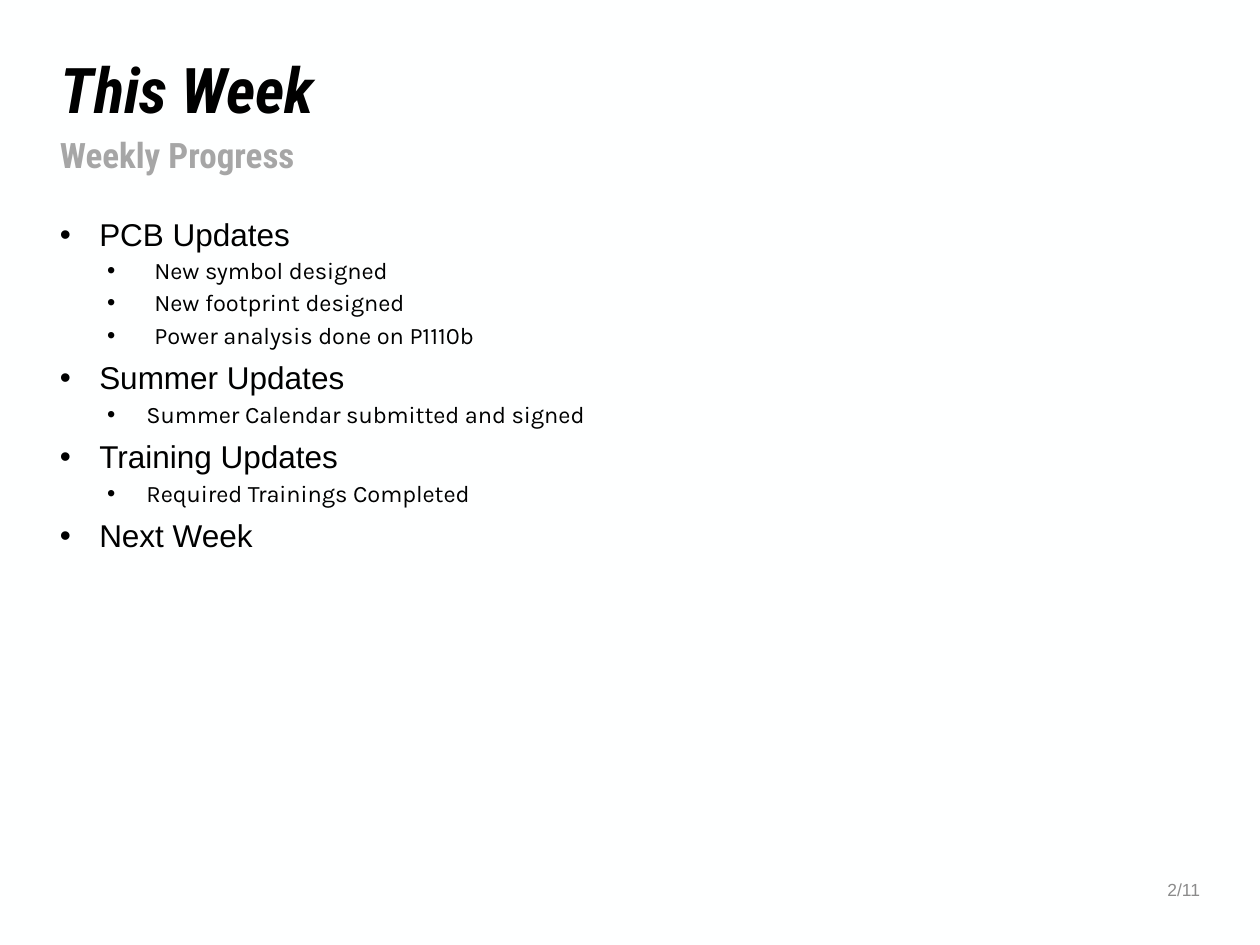
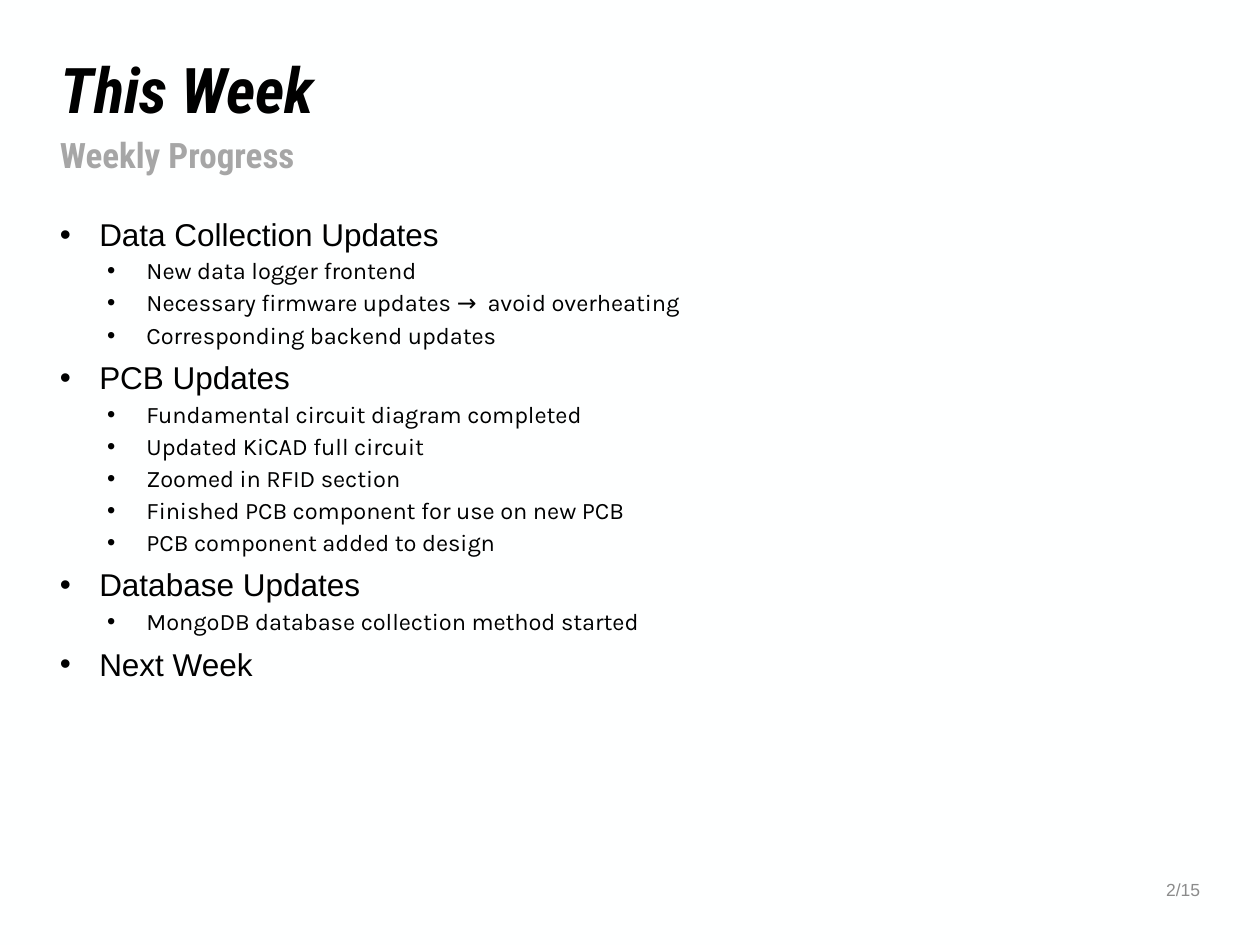
Before and after one commit to NHuang58/Biomedical_Device_PCB, a slide deck: slide 2 of Documentation/Slides/Week_32.pptx. Drawn at 1260x945 pixels with LibreOffice and Linux fonts; fonts in the diff are those of the drawing; background and template pictures are left out. Boxes give left, top, right and bottom in pixels: in the first picture for what was removed or moved away, otherwise in the second. Text is boxed around its words. In the diff, an @@ line names an element or a change of style, - is before the commit and + after.

```diff
--- a/Documentation/Slides/Week_32.pptx
+++ b/Documentation/Slides/Week_32.pptx
@@ text at (99,223,680,350): paragraphs added @@
+• Data Collection Updates
+  • New data logger frontend
+  • Necessary firmware updates → avoid overheating
+  • Corresponding backend updates
@@ text at (99,406,638,636): text changed @@
-  • New symbol designed
-  • New footprint designed
-  • Power analysis done on P1110b
-• Summer Updates
-  • Summer Calendar submitted and signed
-• Training Updates
-  • Required Trainings Completed
+  • Fundamental circuit diagram completed
+  • Updated KiCAD full circuit
+  • Zoomed in RFID section
+  • Finished PCB component for use on new PCB
+  • PCB component added to design
+• Database Updates
+  • MongoDB database collection method started
@@ text at (1166,883,1200,896): text changed @@
-2/11
+2/15
```
Also in this commit, not shown: 2 other slides changed, 11 slides added, 5 slides removed, 16 other files.
